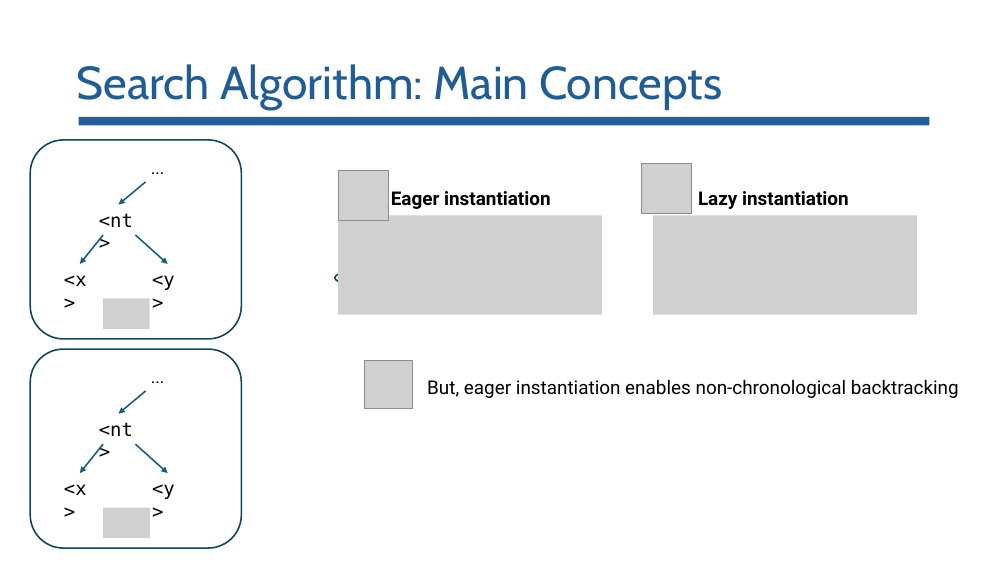
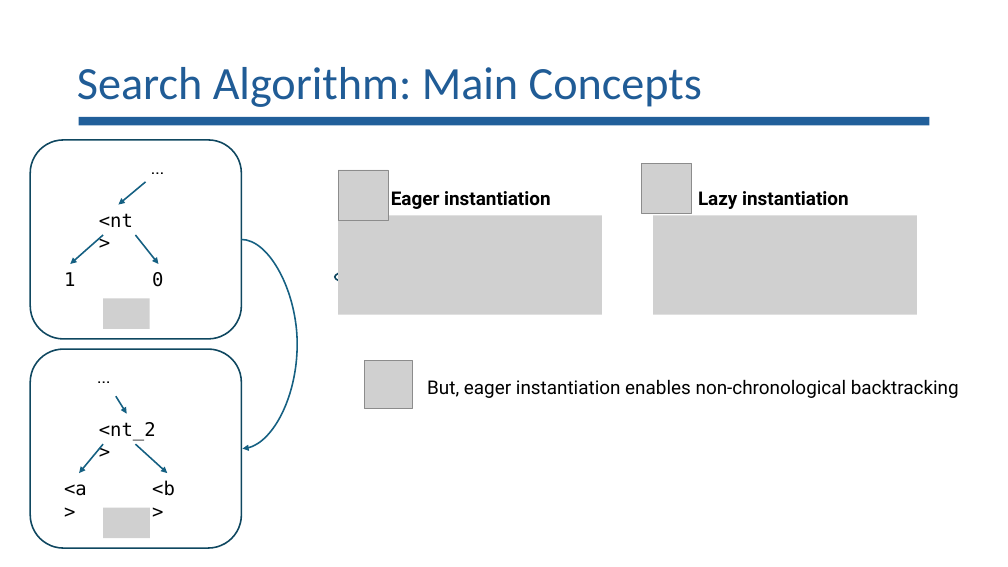
Before and after one commit to lorchrob/goblin_slides, a slide deck: slide 60 of goblin_slides.pptx (slide 59 before the commit). Drawn at 1008x567 pixels with LibreOffice and Linux fonts; fonts in the diff are those of the drawing; grey boxes stand for pictures. Boxes give left, top, right and bottom in pixels: in the first picture for what was removed or moved away, otherwise in the second. Text is boxed around its words. In the diff, an @@ line names an element or a change of style, - is before the commit and + after.

```diff
--- a/goblin_slides.pptx
+++ b/goblin_slides.pptx
@@ title "Search Algorithm: Main Concepts" at <box>77,67,702,107</box>: font Cabin to Calibri @@
@@ arrow moved from (103, 235) - (80, 264) to (103, 235) - (70, 264) @@
@@ arrow moved from (135, 235) - (168, 264) to (135, 235) - (159, 264) @@
@@ curved arrow added from (241, 240) to (243, 448), #156082 1.5 pt @@
@@ text at <box>64,272,75,286</box>: text changed @@
-<x>
+1
@@ text at <box>152,272,163,287</box>: text changed @@
-<y>
+0
@@ text "…": place and size @@
-text "…" at <box>144,361,175,389</box>
+text "…" at <box>90,361,122,389</box>
@@ arrow moved from (146, 391) - (119, 414) to (116, 396) - (127, 414) @@
@@ text at <box>99,422,156,441</box>: text changed @@
-<nt>
+<nt_2>
@@ text at <box>64,484,87,496</box>: text changed @@
-<x>
+<a>
@@ text at <box>152,480,175,496</box>: text changed @@
-<y>
+<b>
```
Also in this commit, not shown: 18 other slides changed, 2 slides added, 1 slide removed.
